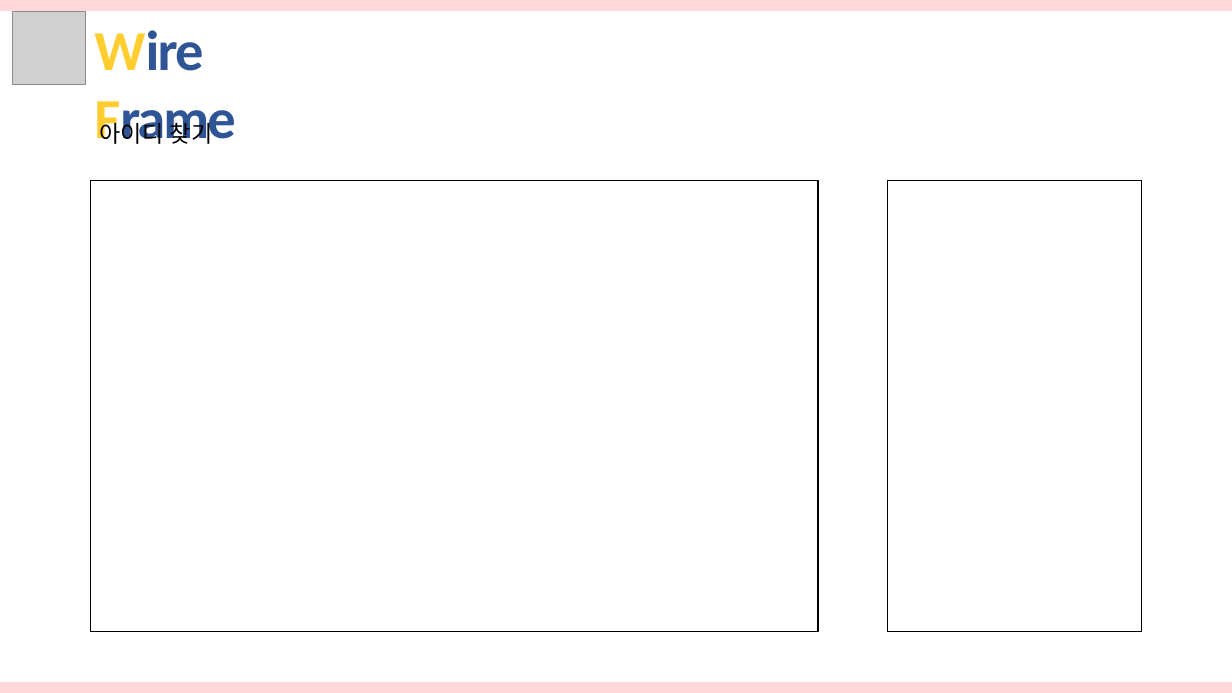
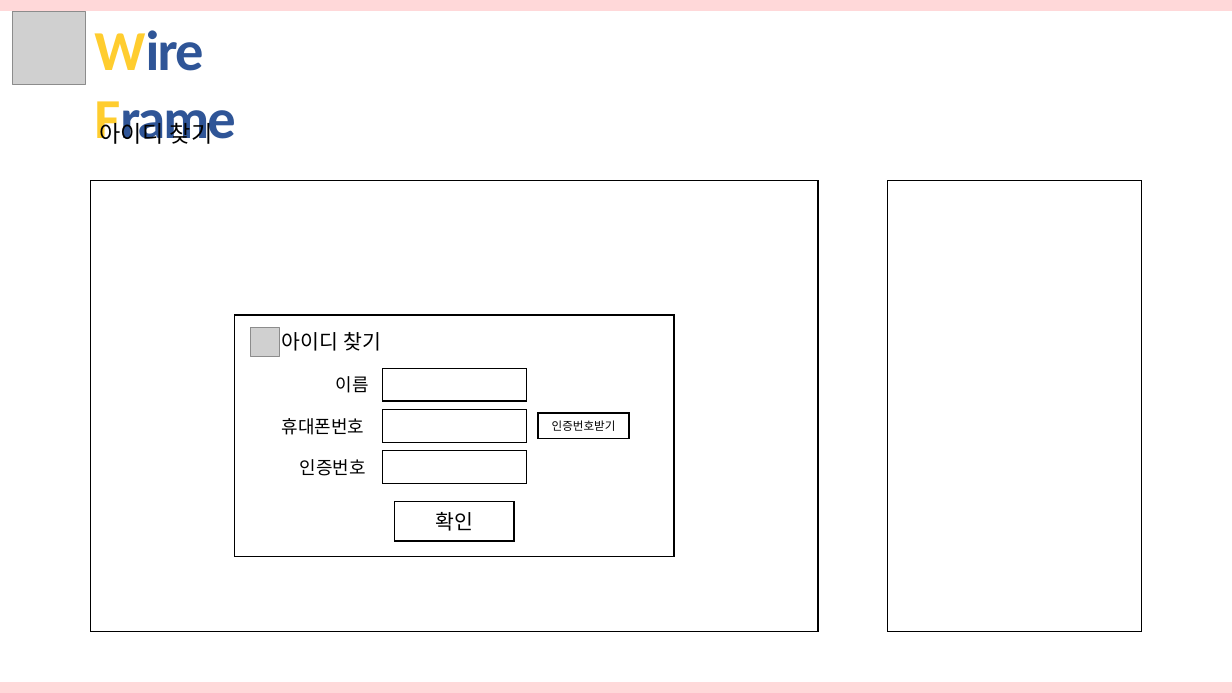
Before and after one commit to hhsw07/ezen-academy-projects, a slide deck: slide 8 of cmk/반려동물관리서비스.pptx. Drawn at 1232x693 pixels with LibreOffice and Linux fonts; fonts in the diff are those of the drawing; grey boxes stand for pictures. Boxes give left, top, right and bottom in pixels: in the first picture for what was removed or moved away, otherwise in the second. Text is boxed around its words. In the diff, an @@ line names an element or a change of style, - is before the commit and + after.

```diff
--- a/cmk/반려동물관리서비스.pptx
+++ b/cmk/반려동물관리서비스.pptx
@@ rectangle added at bbox=[235, 315, 675, 556], fill #FFFFFF, outline #000000 1 pt @@
@@ picture added at bbox=[250, 327, 279, 356] @@
@@ text added at bbox=[282, 332, 382, 351], 16 pt, text #000000 @@
+아이디 찾기
@@ text added at bbox=[336, 376, 369, 393], 14 pt, text #000000 @@
+이름
@@ rectangle added at bbox=[383, 369, 527, 401], fill #FFFFFF, outline #000000 1 pt @@
@@ text added at bbox=[282, 418, 365, 435], 14 pt, text #000000 @@
+휴대폰번호
@@ rectangle added at bbox=[383, 409, 527, 442], fill #FFFFFF, outline #000000 1 pt @@
@@ rectangle added at bbox=[538, 413, 628, 439], fill #FFFFFF, outline #000000 1 pt, 9 pt, text #000000 @@
+인증번호받기
@@ text added at bbox=[300, 459, 366, 476], 14 pt, text #000000 @@
+인증번호
@@ rectangle added at bbox=[383, 451, 527, 483], fill #FFFFFF, outline #000000 1 pt @@
@@ rectangle added at bbox=[395, 502, 514, 542], fill #FFFFFF, outline #000000 1 pt, 16 pt, text #000000 @@
+확인
```
Also in this commit, not shown: 6 other slides changed.
